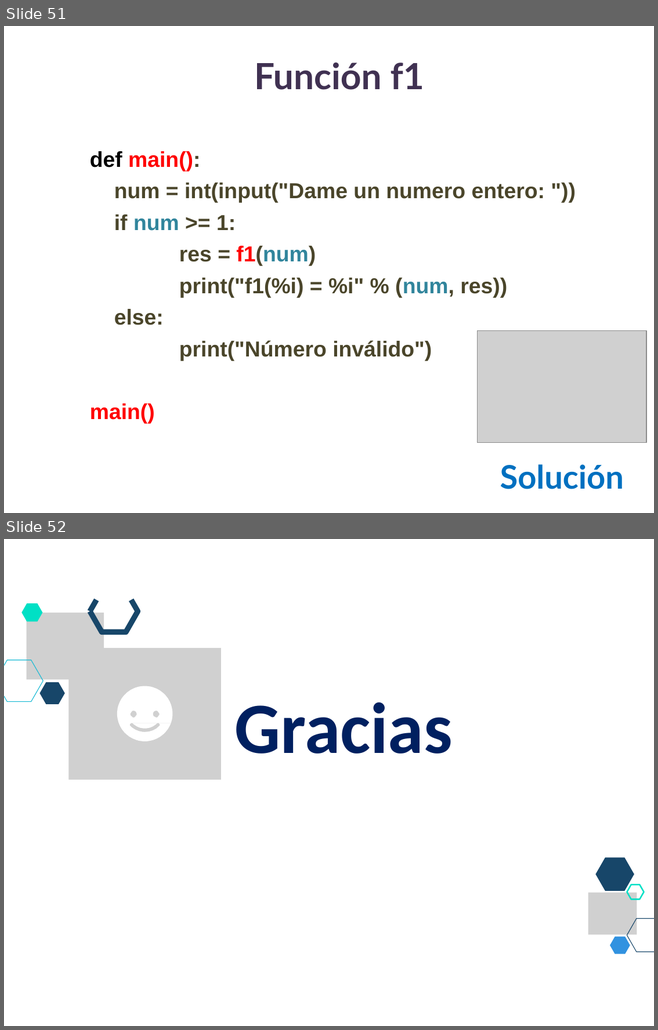
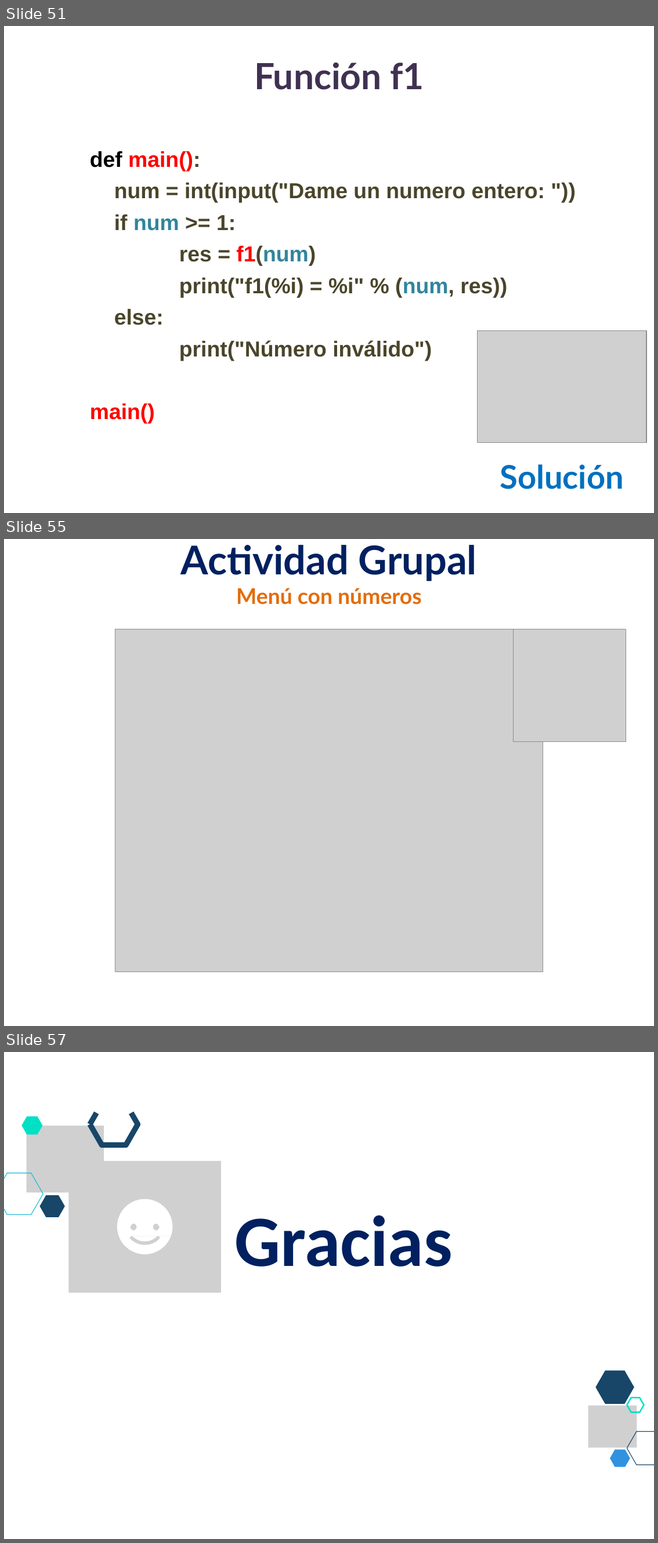
Before and after one commit to lizetheP/Programacion, a slide deck: CalendarioAgo2023/presentaciones/7_While.pptx. Shown one above the other, each under a label of ours: slides 51 and 52 before the commit, slides 51, 55 and 57 after it; the slides between them are not shown. The pictures are 658x1030 and 658x1543 pixels, drawn with LibreOffice and Linux fonts; fonts in the diff are those of the drawing; grey boxes stand for pictures. Boxes give left, top, right and bottom in pixels: in the first picture for what was removed or moved away, otherwise in the second. Text is boxed around its words. In the diff, an @@ line names an element or a change of style, - is before the commit and + after.

```diff
--- a/CalendarioAgo2023/presentaciones/7_While.pptx
+++ b/CalendarioAgo2023/presentaciones/7_While.pptx
@@ slide 55 added at (x1=4, y1=539, x2=654, y2=1026), background #FFFFFF @@
@@ text added at (x1=181, y1=545, x2=477, y2=605), 44 pt, text #002060, bold @@
+Actividad Grupal
+Menú con números
@@ picture added at (x1=115, y1=629, x2=542, y2=972) @@
@@ picture added at (x1=513, y1=629, x2=625, y2=741) @@
@@ what was slide 52 is now slide 57 @@
```
Also in this commit, not shown: 4 other slides added, 18 other files.
